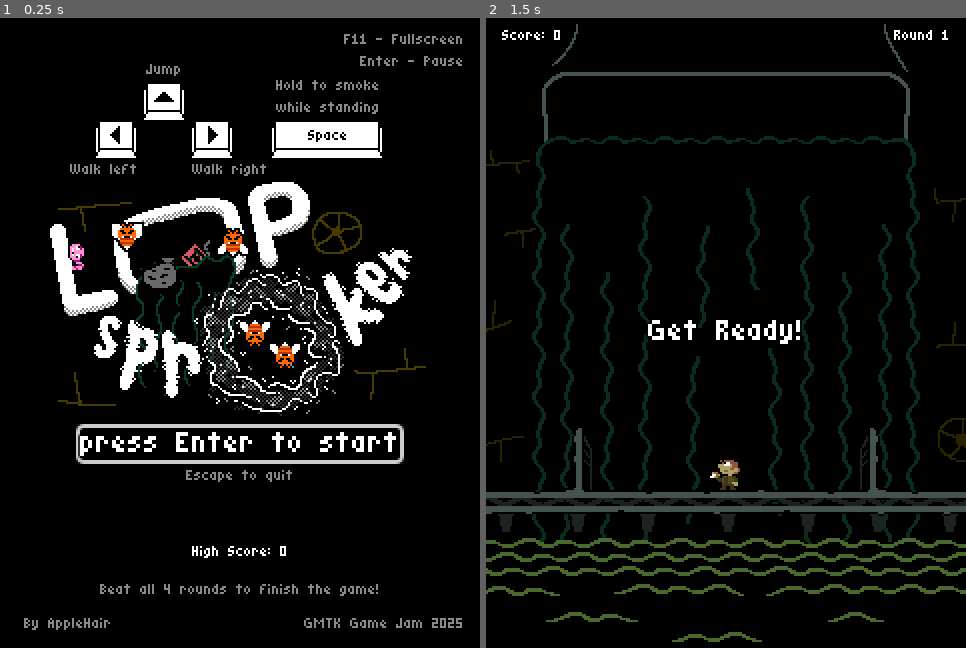
Above: before the commit, frames 1-2 (left to right).
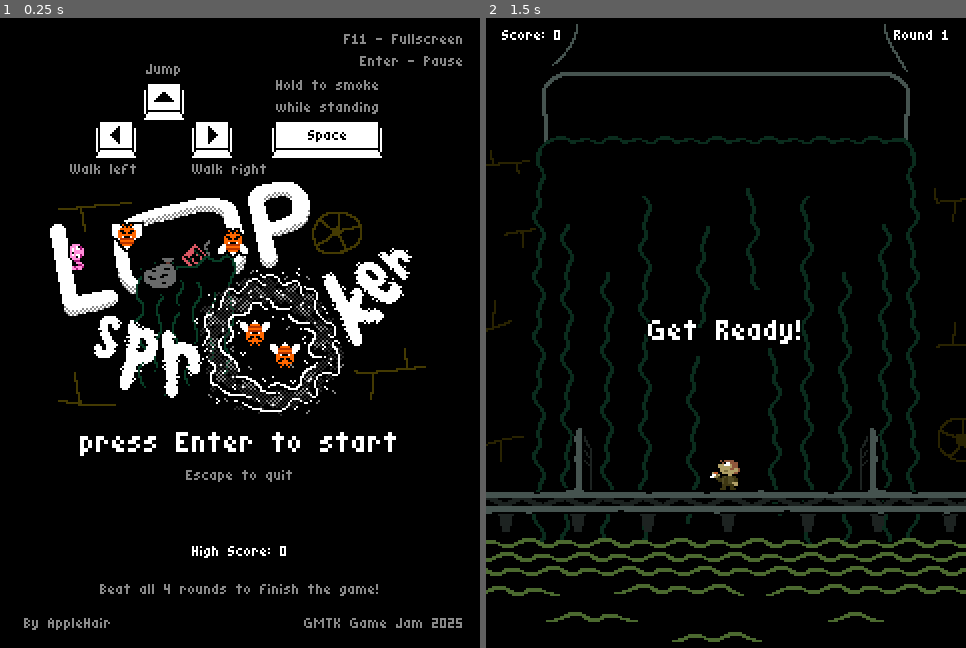
Above: after the commit, the same moments.

Repository: AppleHair/LOOP_Sproker
Game: Godot game, scene res://main_scene.tscn
Same seed, same stepped clock (60 frames per second), same inputs: the game is played once before the commit and once after it.
Inputs (mouse positions are in pixels of both pictures, inside the frame that each line leads up to):
- Up to frame 1 (0.25 s): no input
- Up to frame 2 (1.5 s): tap Enter (pause) at 0.5 s; move the mouse to (831, 301) at 0.52 s; hold Space (shoot) 0.53-1.28 s; hold Right (run_right) from 0.53 s (still down); click (831, 301) at 0.67 s; tap Up (jump) at 0.77 s; move the mouse to (630, 364) at 1.27 s; tap Space (shoot) at 1.35 s

The runs differ from the first frame. In frame 1, 1.0% of the frame differs, in the area x 15-85%, y 64-71%; in frame 2, nothing differs.

Commit message:
Fixed menu options having a circle on them

Diff:
--- a/scenes/menu_option.tscn
+++ b/scenes/menu_option.tscn
@@ -1,12 +1,15 @@
-[gd_scene load_steps=2 format=3 uid="uid://dhobqdll607ll"]
+[gd_scene load_steps=3 format=3 uid="uid://dhobqdll607ll"]
 
 [ext_resource type="Script" uid="uid://c4tfhgmtsal23" path="res://scripts/menu_option.gd" id="1_sr4kn"]
+
+[sub_resource type="StyleBoxEmpty" id="StyleBoxEmpty_sr4kn"]
 
 [node name="Option" type="Label"]
 offset_right = 51.0
 offset_bottom = 23.0
 size_flags_horizontal = 4
 focus_mode = 2
+theme_override_styles/focus = SubResource("StyleBoxEmpty_sr4kn")
 text = "option"
 horizontal_alignment = 1
 vertical_alignment = 1
